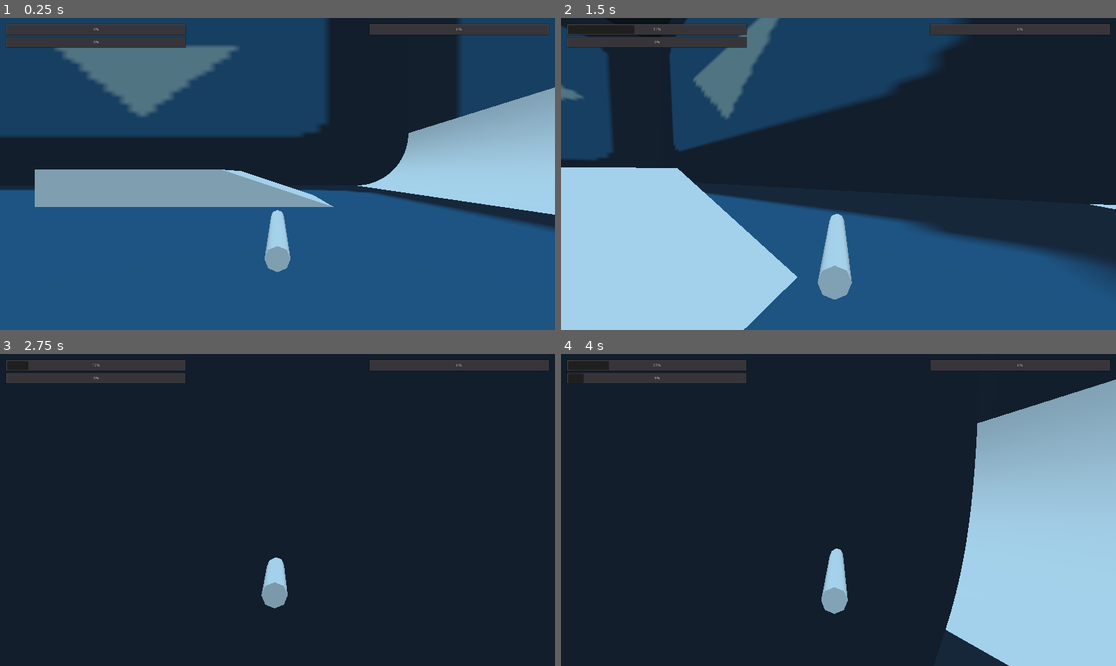
Above: before the commit, frames 1-4 (two rows, left to right).
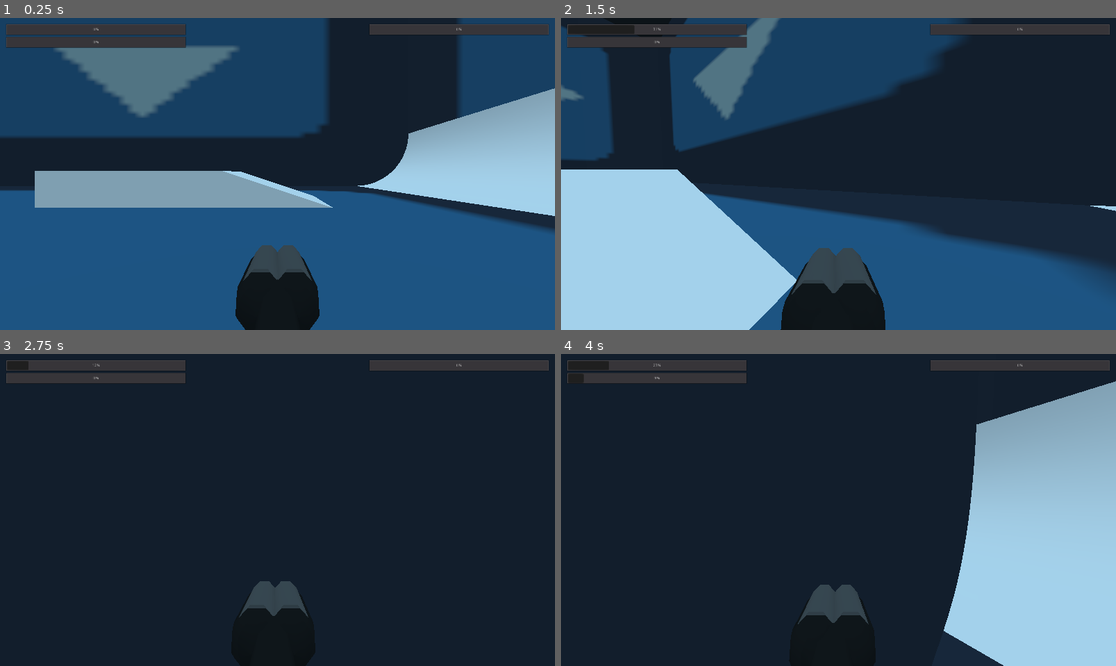
Above: after the commit, the same moments.

Repository: Shfty/hyper-shooting-2
Game: Godot game, scene res://Scenes/Maps/Scene.tscn
The game is run twice, just before and just after one commit, with the same random seed, the same clock (stepped at 60 frames per second) and the same inputs. The engine's default icon, where the game draws it, is replaced by a stand-in: a white triangle on a blue panel in a dark square.
Inputs (mouse positions are in pixels of both pictures, inside the frame that each line leads up to):
- Up to frame 1 (0.25 s): no input
- Up to frame 2 (1.5 s): tap Enter at 0.5 s; move the mouse to (866, 174) at 0.52 s; hold Shift (skate) 0.53-1.28 s; hold E (move_forward) from 0.53 s (still down); tap Space (jump) at 0.77 s; move the mouse to (810, 174) at 1.27 s; tap Shift (skate) at 1.35 s
- Up to frame 3 (2.75 s): keep holding E (move_forward); tap Space (jump) at 1.52 s; move the mouse to (288, 503) at 2.02 s; hold Shift (skate) from 2.03 s (still down)
- Up to frame 4 (4 s): keep holding E (move_forward); move the mouse to (832, 516) at 2.77 s; release Shift (skate) at 2.78 s; tap Shift (skate) at 2.85 s; tap Space (jump) at 3.02, 3.77 s; move the mouse to (877, 513) at 3.52 s; hold Shift (skate) from 3.53 s (still down)

The runs differ from the first frame. In frame 1, 4.3% of the frame differs, in the area x 0-100%, y 22-100%; in frame 2, 4.7%, in the area x 0-100%, y 47-100%; in frame 3, 1.1%; in frame 4, 1.6%.

Commit message:
Reimplement gun model, add StanceController skeleton

Diff:
--- /dev/null
+++ b/Scenes/GunMesh.tscn
@@ -0,0 +1,97 @@
+[gd_scene load_steps=3 format=2]
+
+[ext_resource path="res://gun_barrel.tres" type="Material" id=1]
+[ext_resource path="res://gun_body.tres" type="Material" id=2]
+
+[node name="GunMesh" type="Spatial"]
+
+[node name="Spatial" type="Spatial" parent="."]
+transform = Transform( 1, 0, 0, 0, -4.37114e-008, -1, 0, 1, -4.37114e-008, 1.2, 0, 2.8 )
+
+[node name="RightBarrel" type="CSGCylinder" parent="Spatial"]
+transform = Transform( 0.92388, 0, 0.382683, 0, 1, 0, -0.382683, 0, 0.92388, 0, 0, 0 )
+layers = 2
+radius = 1.3
+height = 5.6
+material = ExtResource( 1 )
+
+[node name="Spatial2" type="Spatial" parent="."]
+transform = Transform( 1, 0, 0, 0, -4.37114e-008, -1, 0, 1, -4.37114e-008, -1.2, 0, 2.8 )
+
+[node name="LeftBarrel" type="CSGCylinder" parent="Spatial2"]
+transform = Transform( 0.92388, 0, 0.382683, 0, 1, 0, -0.382683, 0, 0.92388, 0, 0, 0 )
+layers = 2
+radius = 1.3
+height = 5.6
+material = ExtResource( 1 )
+
+[node name="Spatial3" type="Spatial" parent="."]
+transform = Transform( 1, 0, 0, 0, -4.37114e-008, -1, 0, 1, -4.37114e-008, -1.2, -0.55, 5.525 )
+
+[node name="LeftCap" type="CSGSphere" parent="Spatial3"]
+transform = Transform( 0.92388, 0, 0.382683, 0, 1, 0, -0.382683, 0, 0.92388, 0, 0, 0 )
+layers = 2
+radius = 1.7
+radial_segments = 8
+rings = 8
+material = ExtResource( 2 )
+
+[node name="Spatial5" type="Spatial" parent="."]
+transform = Transform( 1, 0, 0, 0, -4.37114e-008, -1, 0, 1, -4.37114e-008, 1.2, -0.55, 5.525 )
+
+[node name="RightCap" type="CSGSphere" parent="Spatial5"]
+transform = Transform( 0.92388, 0, 0.382683, 0, 1, 0, -0.382683, 0, 0.92388, 0, 0, 0 )
+layers = 2
+radius = 1.7
+radial_segments = 8
+rings = 8
+material = ExtResource( 2 )
+
+[node name="Spatial4" type="Spatial" parent="."]
+transform = Transform( 1, 0, 0, 0, -4.37114e-008, -1, 0, 1, -4.37114e-008, -1.2, -0.55, 3.275 )
+
+[node name="LeftBody" type="CSGCylinder" parent="Spatial4"]
+editor/display_folded = true
+transform = Transform( 0.92388, 0, 0.382683, 0, 1, 0, -0.382683, 0, 0.92388, 0, 0, 0 )
+layers = 2
+radius = 1.7
+height = 4.5
+material = ExtResource( 2 )
+
+[node name="CSGBox" type="CSGBox" parent="Spatial4/LeftBody"]
+transform = Transform( 1, 0, 0, 0, 1, 0, 0, 0, 1, 1.2, 0.2, -1 )
+operation = 2
+height = 5.4
+depth = 1.0
+
+[node name="Spatial6" type="Spatial" parent="."]
+transform = Transform( 1, 0, 0, 0, -4.37114e-008, -1, 0, 1, -4.37114e-008, 1.2, -0.55, 3.275 )
+
+[node name="RightBody" type="CSGCylinder" parent="Spatial6"]
+editor/display_folded = true
+transform = Transform( 0.92388, 0, 0.382683, 0, 1, 0, -0.382683, 0, 0.92388, 0, 0, 0 )
+layers = 2
+radius = 1.7
+height = 4.5
+material = ExtResource( 2 )
+
+[node name="CSGBox2" type="CSGBox" parent="Spatial6/RightBody"]
+transform = Transform( 1, 0, 0, 0, 1, 0, 0, 0, 1, -1.2, 0.2, -1 )
+operation = 2
+height = 5.4
+depth = 1.0
+
+[node name="Handle" type="CSGCylinder" parent="."]
+transform = Transform( 0.7, 0, 0, 0, -4.37114e-008, -0.7, 0, 1, -3.0598e-008, 0, -0.55, 8.025 )
+layers = 2
+radius = 1.7
+height = 4.5
+material = ExtResource( 2 )
+
+[node name="HandleCap" type="CSGSphere" parent="."]
+transform = Transform( 0.7, 0, 0, 0, -4.47035e-008, -0.7, 0, 1, -2.98023e-008, 0, -0.55, 10.275 )
+layers = 2
+radius = 1.7
+radial_segments = 8
+rings = 12
+material = ExtResource( 2 )
--- a/Scenes/Player.tscn
+++ b/Scenes/Player.tscn
@@ -1,13 +1,14 @@
-[gd_scene load_steps=10 format=2]
+[gd_scene load_steps=11 format=2]
 
-[ext_resource path="res://Scenes/Shotgun.tscn" type="PackedScene" id=1]
-[ext_resource path="res://Src/Player/movement.gd" type="Script" id=2]
-[ext_resource path="res://Src/Player/camera.gd" type="Script" id=3]
-[ext_resource path="res://Src/Player/bob.gd" type="Script" id=4]
-[ext_resource path="res://Src/Player/view_bob.gd" type="Script" id=5]
-[ext_resource path="res://Src/Player/weapon_bob.gd" type="Script" id=6]
-[ext_resource path="res://Src/Player/weapon_momentum.gd" type="Script" id=7]
-[ext_resource path="res://Src/Player/lean.gd" type="Script" id=8]
+[ext_resource path="res://Scenes/GunMesh.tscn" type="PackedScene" id=1]
+[ext_resource path="res://Src/Player/stance.gd" type="Script" id=2]
+[ext_resource path="res://Src/Player/movement.gd" type="Script" id=3]
+[ext_resource path="res://Src/Player/camera.gd" type="Script" id=4]
+[ext_resource path="res://Src/Player/bob.gd" type="Script" id=5]
+[ext_resource path="res://Src/Player/view_bob.gd" type="Script" id=6]
+[ext_resource path="res://Src/Player/weapon_bob.gd" type="Script" id=7]
+[ext_resource path="res://Src/Player/weapon_momentum.gd" type="Script" id=8]
+[ext_resource path="res://Src/Player/lean.gd" type="Script" id=9]
 
 [sub_resource type="CapsuleShape" id=1]
 margin = 1.0
@@ -17,13 +18,13 @@
 [node name="Spatial" type="Spatial"]
 
 [node name="KinematicBody" type="KinematicBody" parent="."]
+collision/safe_margin = 1.0
 
 [node name="CollisionShape" type="CollisionShape" parent="KinematicBody"]
 transform = Transform( 1, 0, 0, 0, -4.37114e-008, 1, 0, -1, -4.37114e-008, 0, 0, 0 )
 shape = SubResource( 1 )
 
 [node name="CameraPivot" type="Spatial" parent="KinematicBody"]
-editor/display_folded = true
 transform = Transform( 1, 0, 0, 0, 1, 1.06581e-014, 0, -1.06581e-014, 1, 0, 13, -5.68248e-007 )
 
 [node name="Camera" type="Camera" parent="KinematicBody/CameraPivot"]
@@ -33,7 +34,7 @@
 far = 8192.0
 
 [node name="GunAnchor" type="Spatial" parent="KinematicBody/CameraPivot/Camera"]
-transform = Transform( 1, 0, 0, 0, 1, 0, 0, 0, 1, 0, -6.5, -15 )
+transform = Transform( 1, 0, 0, 0, 0.97437, 0.224951, 0, -0.224951, 0.97437, 0, -9.2, -14.525 )
 
 [node name="GunBobAnchor" type="Spatial" parent="KinematicBody/CameraPivot/Camera/GunAnchor"]
 
@@ -41,25 +42,29 @@
 
 [node name="Controllers" type="Node" parent="KinematicBody"]
 
-[node name="MovementController" type="Node" parent="KinematicBody/Controllers"]
+[node name="StanceController" type="Node" parent="KinematicBody/Controllers"]
 script = ExtResource( 2 )
 
-[node name="CameraController" type="Node" parent="KinematicBody/Controllers"]
+[node name="MovementController" type="Node" parent="KinematicBody/Controllers"]
 script = ExtResource( 3 )
 
-[node name="BobController" type="Node" parent="KinematicBody/Controllers"]
+[node name="CameraController" type="Node" parent="KinematicBody/Controllers"]
 script = ExtResource( 4 )
 
-[node name="ViewBobController" type="Node" parent="KinematicBody/Controllers"]
+[node name="BobController" type="Node" parent="KinematicBody/Controllers"]
 script = ExtResource( 5 )
 
-[node name="WeaponBobController" type="Node" parent="KinematicBody/Controllers"]
+[node name="ViewBobController" type="Node" parent="KinematicBody/Controllers"]
 script = ExtResource( 6 )
 
+[node name="WeaponBobController" type="Node" parent="KinematicBody/Controllers"]
+script = ExtResource( 7 )
+bob_magnitude = 3.0
+
 [node name="WeaponMomentumController" type="Node" parent="KinematicBody/Controllers"]
-script = ExtResource( 7 )
+script = ExtResource( 8 )
 
 [node name="LeanController" type="Node" parent="KinematicBody/Controllers"]
-script = ExtResource( 8 )
+script = ExtResource( 9 )
 [connection signal="grounded_changed" from="KinematicBody/Controllers/MovementController" to="KinematicBody/Controllers/CameraController" method="_on_MovementController_grounded_changed"]
 [connection signal="skating_changed" from="KinematicBody/Controllers/MovementController" to="KinematicBody/Controllers/CameraController" method="_on_MovementController_skating_changed"]
--- a/Scenes/Shotgun.tscn
+++ /dev/null
@@ -1,8 +0,0 @@
-[gd_scene format=2]
-
-[node name="GunMesh" type="Spatial"]
-
-[node name="CSGCylinder" type="CSGCylinder" parent="."]
-transform = Transform( 1, 0, 0, 0, -4.37114e-008, -1, 0, 1, -4.37114e-008, 0, 0, 0 )
-layers = 2
-height = 10.0
--- /dev/null
+++ b/Src/Player/stance.gd
@@ -0,0 +1,14 @@
+extends Node
+
+const PLAYER = "KinematicBody"
+var nodes = Util.NodeDependencies.new([
+	PLAYER
+])
+
+export (float) var height = 56
+
+func _ready():
+	nodes.ready(owner)
+
+func _physics_process(delta):
+	var player = nodes.get(PLAYER)
--- a/Src/Player/weapon_momentum.gd
+++ b/Src/Player/weapon_momentum.gd
@@ -11,7 +11,7 @@
 	WEAPON_ANCHOR
 ])
 
-export (Vector3) var momentum_scale = Vector3(1, 1, 0.8)
+export (Vector3) var momentum_scale = Vector3(1.2, 1.2, 0.8)
 
 func _ready():
 	nodes.ready(owner)
Binary file added: 1mnfh2tb.bmp
Not shown, added: 1mnfh2tb.bmp.import
